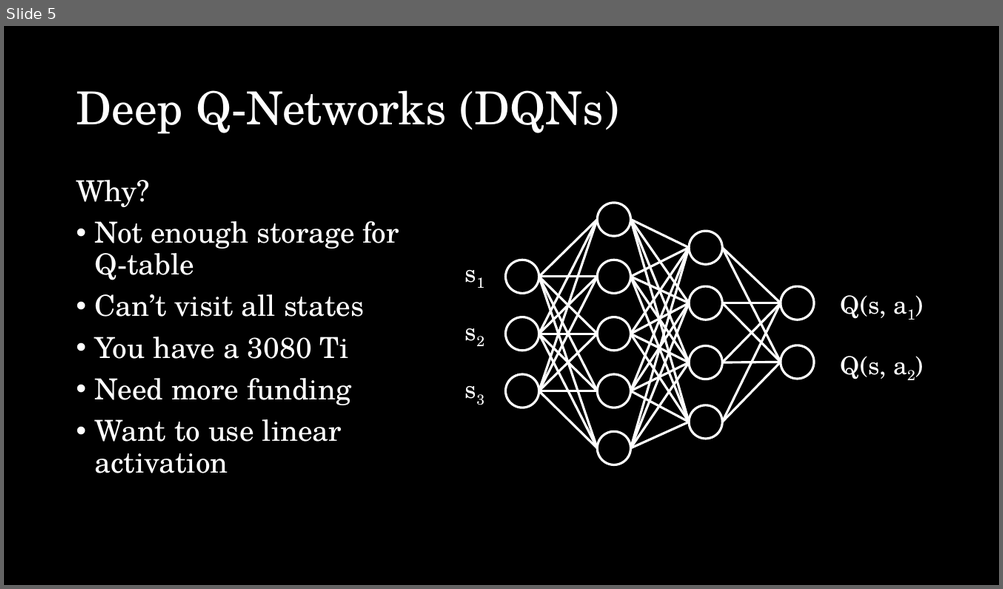
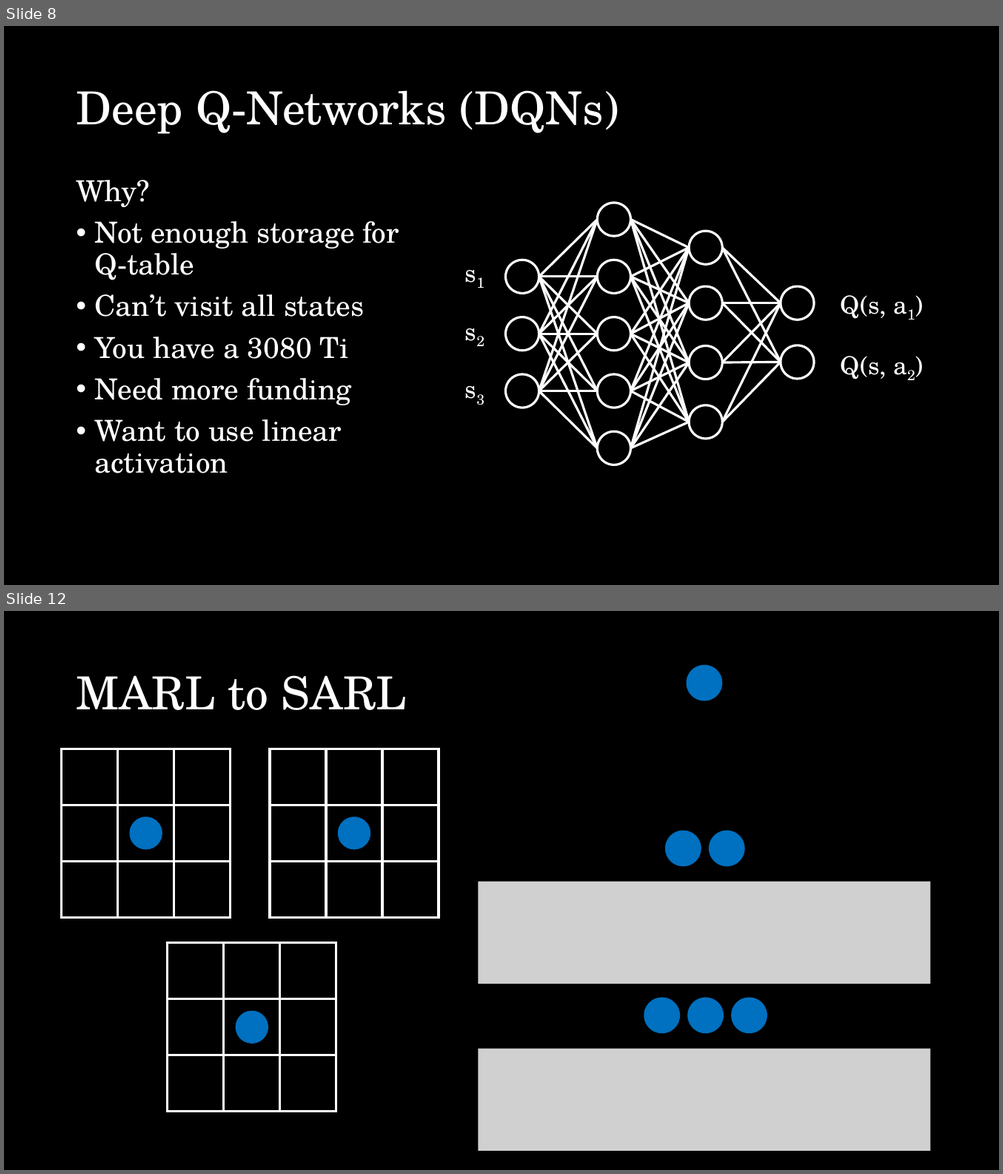
Before and after one commit to jCodingStuff/NCMMLProject, a slide deck: presentation/presentation.pptx. Shown one above the other, each under a label of ours: slide 5 before the commit, slides 8 and 12 after it; the slides between them are not shown. The pictures are 1003x589 and 1003x1174 pixels, drawn with LibreOffice and Linux fonts; fonts in the diff are those of the drawing; grey boxes stand for pictures. Boxes give left, top, right and bottom in pixels: in the first picture for what was removed or moved away, otherwise in the second. Text is boxed around its words. In the diff, an @@ line names an element or a change of style, - is before the commit and + after.

```diff
--- a/presentation/presentation.pptx
+++ b/presentation/presentation.pptx
@@ slide 12 added at [4, 611, 999, 1170], background #000000 @@
@@ title added at [76, 675, 407, 710], 88 pt, text #FFFFFF @@
+MARL to SARL
@@ ellipse added at [686, 665, 722, 701], fill #0070C0 @@
@@ rectangle added at [62, 749, 118, 806], fill #000000, outline #FFFFFF 4.5 pt @@
@@ rectangle added at [118, 749, 174, 806], fill #000000, outline #FFFFFF 4.5 pt @@
@@ rectangle added at [174, 749, 230, 806], fill #000000, outline #FFFFFF 4.5 pt @@
@@ rectangle added at [62, 806, 118, 862], fill #000000, outline #FFFFFF 4.5 pt @@
@@ rectangle added at [118, 806, 174, 862], fill #000000, outline #FFFFFF 4.5 pt @@
@@ rectangle added at [174, 806, 230, 862], fill #000000, outline #FFFFFF 4.5 pt @@
@@ ellipse added at [129, 817, 162, 850], fill #0070C0 @@
@@ group added at [270, 749, 438, 917]: 9 rectangles, 1 ellipse @@
@@ ellipse added at [665, 830, 701, 866], fill #0070C0 @@
@@ ellipse added at [708, 830, 745, 866], fill #0070C0 @@
@@ rectangle added at [62, 861, 118, 917], fill #000000, outline #FFFFFF 4.5 pt @@
@@ rectangle added at [118, 861, 174, 917], fill #000000, outline #FFFFFF 4.5 pt @@
@@ rectangle added at [174, 861, 230, 917], fill #000000, outline #FFFFFF 4.5 pt @@
@@ picture added at [478, 882, 930, 985] @@
@@ ellipse added at [644, 998, 680, 1034], fill #0070C0 @@
@@ ellipse added at [688, 998, 723, 1034], fill #0070C0 @@
@@ ellipse added at [731, 998, 767, 1034], fill #0070C0 @@
@@ group added at [168, 943, 336, 1112]: 9 rectangles, 1 ellipse @@
@@ picture added at [478, 1049, 930, 1151] @@
@@ what was slide 5 is now slide 8 @@
```
Also in this commit, not shown: 1 slide changed, 8 other slides added.
